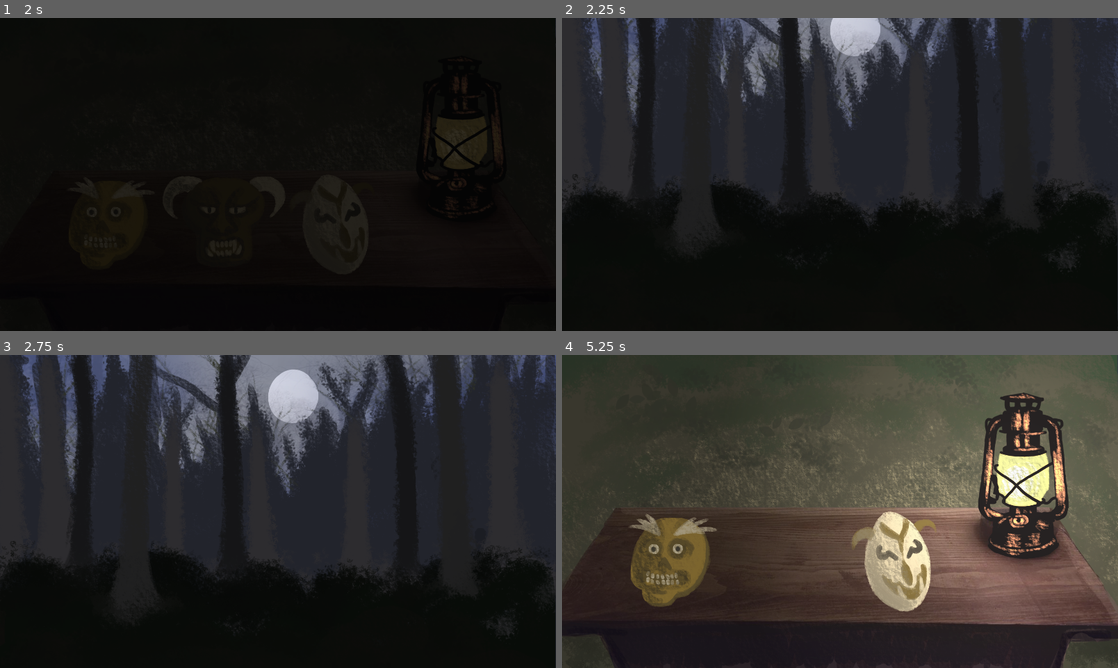
Above: before the commit, frames 1-4 (two rows, left to right).
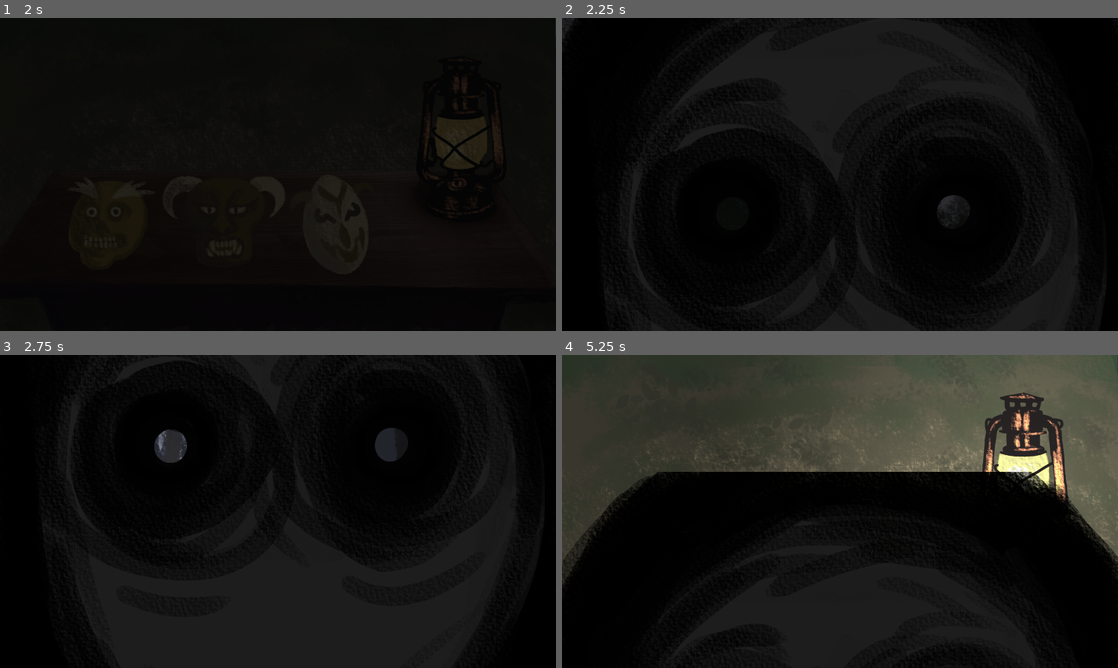
Above: after the commit, the same moments.

Repository: serrureriehurluberlesque/GGJ2026
Game: Godot game, scene res://scenes/main/main.tscn
Same seed, same stepped clock (60 frames per second), same inputs: the game is played once before the commit and once after it.
Inputs (mouse positions are in pixels of both pictures, inside the frame that each line leads up to):
- Up to frame 1 (2 s): tap Enter at 0.5 s; move the mouse to (400, 158) at 0.52 s; hold Up (ui_up) 0.53-1.28 s; hold E (activate) 0.53-1.28 s; click (400, 158) at 0.67 s; tap Space at 1.25 s; move the mouse to (166, 190) at 1.27 s; hold Down (ui_down) from 1.28 s (still down); tap E (activate) at 1.35 s
- Up to frame 2 (2.25 s): tap Enter at 2 s; move the mouse to (895, 224) at 2.02 s; release Down (ui_down) at 2.03 s; press the mouse at (895, 224) at 2.03 s; hold Up (ui_up) from 2.03 s (still down)
- Up to frame 3 (2.75 s): keep holding Up (ui_up); tap E (activate) at 2.3 s
- Up to frame 4 (5.25 s): tap Space at 2.75, 4.25 s; move the mouse to (812, 574) at 2.77 s; release the mouse at (812, 574) at 2.78 s; tap E (activate) at 2.85, 4.55 s; click (812, 574) at 2.92 s; tap Enter at 3.5 s; move the mouse to (1006, 558) at 3.52 s; release Up (ui_up) at 3.53 s; hold E (activate) 3.53-4.28 s; hold Down (ui_down) from 3.53 s (still down); move the mouse to (784, 558) at 4.27 s; click (784, 558) at 4.35 s; move the mouse to (673, 558) at 5.02 s; hold E (activate) from 5.03 s (still down); click (673, 558) at 5.17 s

Frame 1 is identical in both runs. In frame 2, 43% of the frame differs, in the area x 0-100%, y 0-100%; in frame 3, 53%; in frame 4, 48%.

Commit message:
lantern sounds (almost)

Diff:
--- a/ggj2026/scenes/main/main.gd
+++ b/ggj2026/scenes/main/main.gd
@@ -42,7 +42,7 @@
 
 func intro() -> void:
 	$menu_25.hide()
-	%Light/LightSource.enabled = true
+	switch_light(true)
 	await get_tree().create_timer(2.0).timeout
 	$AnimationPlayer.play("intro")
 
@@ -68,7 +68,7 @@
 				introed = true
 				$Monsters.start()
 				$menu_25.hide()
-				%Light/LightSource.enabled = true
+				switch_light(true)
 				$AudioStreamPlayer.stop()
 				start()
 			else:
@@ -99,14 +99,22 @@
 	send_visibility_to_monsters()
 	$Monsters.update_masks(mask_on)
 
-func switch_light(force_off=false):
-	if force_off and not light_on:
-		return
+func switch_light(force=null):
+	if force != null:
+		light_on = force
+	else:
+		light_on = !light_on
 
-	light_on = !light_on
 	%bg_light.modulate = Color("#fff") if light_on else Color("#3b3b3b")
 	%Light/LightSource.enabled = light_on
 	send_visibility_to_monsters()
+
+	if light_on:
+		#%Light/LampOn.play() # TODO: delay bien + transition
+		%Light/LampLoop.play()
+	else:
+		#%Light/LampLoop.stop() # TODO: delay bien
+		%Light/LampOff.play()
 
 func camera_trans(new_pos):
 	create_tween().set_trans(Tween.TRANS_SINE).tween_property($Camera, "position", new_pos, TRANS_TIME)
@@ -141,10 +149,10 @@
 
 
 func _on_light_timer_timeout() -> void:
-	switch_light(true)
+	switch_light(false)
 	%Light/Timer.wait_time = randf_range(LIGHT_OFF_MIN, LIGHT_OFF_MAX)
 	%Light/Timer.start()
 
 
 func _on_lantern_light_toggled() -> void:
-	switch_light()
+	switch_light()  # TODO: only on ?
--- a/ggj2026/scenes/main/main.tscn
+++ b/ggj2026/scenes/main/main.tscn
@@ -16,7 +16,10 @@
 [ext_resource type="Texture2D" uid="uid://bxhgi4mkmqvhw" path="res://scenes/main/assets/neutral_point_light.webp" id="13_th5th"]
 [ext_resource type="Script" uid="uid://b8xpq7qr8r6st" path="res://scenes/main/point_light_2d.gd" id="14_7smn1"]
 [ext_resource type="Texture2D" uid="uid://6bim0ug7hygo" path="res://scenes/main/assets/titlescreen.png" id="15_raeie"]
+[ext_resource type="AudioStream" uid="uid://bjso30yfie0mi" path="res://scenes/main/assets/sounds/lamp loop.wav" id="16_ou6is"]
 [ext_resource type="AudioStream" uid="uid://dfa4rajufeti" path="res://scenes/main/assets/ambiance.ogg" id="17_nvumn"]
+[ext_resource type="AudioStream" uid="uid://hkvnwn3ayhgf" path="res://scenes/main/assets/sounds/lamp on.wav" id="17_r4lks"]
+[ext_resource type="AudioStream" uid="uid://ci6354o6mhxck" path="res://scenes/main/assets/sounds/lamp off.wav" id="18_pg34l"]
 
 [sub_resource type="CanvasTexture" id="CanvasTexture_7smn1"]
 diffuse_texture = ExtResource("6_raeie")
@@ -180,7 +183,6 @@
 [node name="TransTimer" type="Timer" parent="Camera" unique_id=1312787439]
 
 [node name="MaskOn" type="Sprite2D" parent="Camera" unique_id=1420860986]
-visible = false
 light_mask = 0
 z_index = 15
 material = SubResource("ShaderMaterial_raeie")
@@ -204,6 +206,15 @@
 script = ExtResource("14_7smn1")
 
 [node name="Timer" type="Timer" parent="Light" unique_id=185221228]
+
+[node name="LampLoop" type="AudioStreamPlayer" parent="Light" unique_id=581632221]
+stream = ExtResource("16_ou6is")
+
+[node name="LampOn" type="AudioStreamPlayer" parent="Light" unique_id=1864397297]
+stream = ExtResource("17_r4lks")
+
+[node name="LampOff" type="AudioStreamPlayer" parent="Light" unique_id=2054902541]
+stream = ExtResource("18_pg34l")
 
 [node name="menu_25" type="TextureRect" parent="." unique_id=2035129078]
 unique_name_in_owner = true
Not shown, added: ggj2026/scenes/main/assets/sounds/lamp loop.wav.import
Not shown, added: ggj2026/scenes/main/assets/sounds/lamp off.wav.import
Not shown, added: ggj2026/scenes/main/assets/sounds/lamp on.wav.import
Not shown, added: ggj2026/scenes/main/assets/sounds/lamp loop.wav
Not shown, added: ggj2026/scenes/main/assets/sounds/lamp off.wav
Not shown, added: ggj2026/scenes/main/assets/sounds/lamp on.wav
